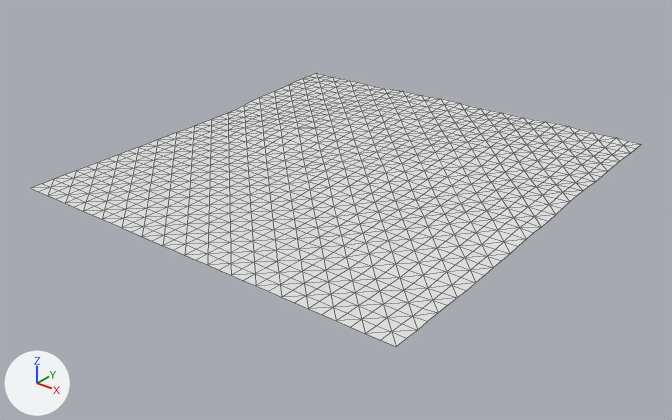
An edit to the OBJ model assets/maps/chunks/terrain_lod0_-4_4.obj, drawn before and after from the same camera.
One viewpoint serves both versions: a 50 mm lens placed at (-291.9, -775.2, 99.9), pointed at (-446.4, -582.1, -19.8). Every picture has the same lights, and +X, +Y and +Z are marked at lower left. The picture after the commit comes second. Mesh edges are drawn as thin lines. Where no turn or scale is listed for an object, it has been applied to the vertices.

Script lines for the objects in view, before the commit:
```python
me_terrain_lod0__4_4 = bpy.data.meshes.new('terrain_lod0_-4_4')
me_terrain_lod0__4_4.from_pydata(...)  # 1089 vertices, 2048 faces; spans x -512.0..-384.0, y -640.0..-512.0, z -10.8..-5.2
ob_terrain_lod0__4_4 = bpy.data.objects.new('terrain_lod0_-4_4', me_terrain_lod0__4_4)
ob_terrain_lod0__4_4.location = (0.0, 0.0, 0.0)
```
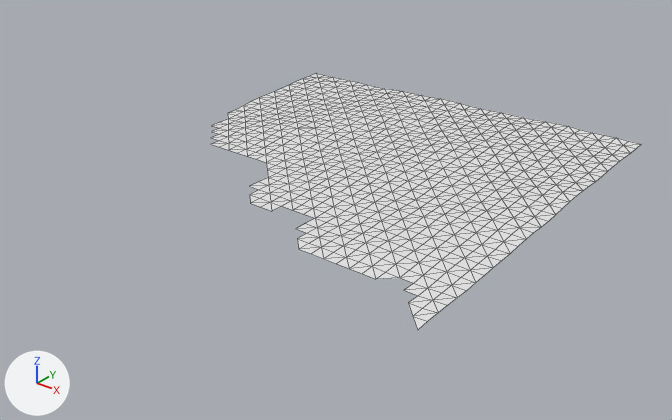
The edits, one by one:
me_terrain_lod0__4_4 is used by ob_terrain_lod0__4_4; location (0.0, 0.0, 0.0).
me_terrain_lod0__4_4 had 1089 vertices, 2048 faces and spanned x -512.0..-384.0, y -640.0..-512.0, z -10.8..-5.2.
me_terrain_lod0__4_4 now has 781 vertices, 1440 faces and spans x -512.0..-384.0, y -632.0..-512.0, z -10.8..-5.2.
me_terrain_lod0__4_4 part 1: 308 vertices removed from x -512.0..-384.0, y -640.0..-564.0, z -10.8.

Pixel boxes (x1, y1, x2, y2) of what changed, in the pictures (672 x 420 px):
'terrain_lod0_-4_4', reshaped (29% narrower, 6% shorter): before (31, 73, 641, 347); after (211, 73, 641, 330)
part 1 of me_terrain_lod0__4_4, deleted: before (31, 114, 417, 347)
